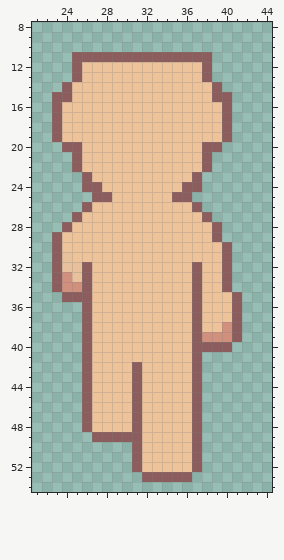
Pixel-art file: Art/PixelArt/Characters/Aseprite files/base.aseprite. Above, as it was before the edit.
64x64 pixels, 1 frame. Shown: x 21..44, y 8..54.
The result:
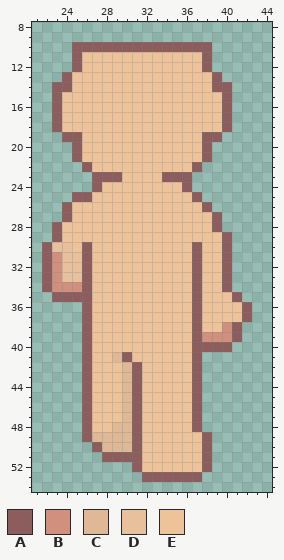
Palette (. is transparent): A #8d5c5c  B #d18f7d  C #dfb995  D #e8c19c  E #eec39a
Message: bases ajustes
Changes in this commit:
layer "back -B1 walking invert" now hidden
layer "back -B2 walking invert" now shown
The author put colour A in row 10 at x 25 to 38; in row 13 at x 24 and 39; in row 14 at x 23 and 40; in row 25 at x 25 to 26 and 37; in row 26 at x 24 and 38; in row 27 at x 24 and 39.
The author put colour A in row 28 at x 23; in row 29 at x 40; in rows 30 to 34 at x 22; in row 35 at x 23; in rows 36 to 37 at x 42; in row 49 at x 26 and 38.
The author put colour A in row 50 at x 27 and 38; in row 51 at x 28 to 30 and 38; in row 52 at x 38; in row 53 at x 37.
Colour E becomes colour A in row 19 at x 24 to 25 and 38 to 39; in row 22 at x 26 and 37; in row 23 at x 27 to 29 and 34 to 36; in rows 30 to 31 at x 26 and 37; in row 41 at x 30.
Colour A becomes colour B in rows 31 to 34 at x 23.
The author put colour C in row 50 at x 28 to 30.
Colour A becomes colour C in row 49 at x 27 to 30.
Colour E becomes colour C in row 41 at x 29; in rows 42 to 47 at x 30; in row 48 at x 29 to 30.
Colour A becomes colour D in row 30 at x 23.
Colour B becomes colour D in row 33 at x 24.
Colour E becomes colour D in row 30 at x 24; in row 31 at x 25.
The author put colour E in row 26 at x 25.
Colour A becomes colour E in row 11 at x 26 to 37; in row 13 at x 25 and 38; in row 15 at x 24 and 39; in row 25 at x 27 to 28 and 35 to 36; in row 26 at x 26 and 37; in row 27 at x 25 and 38.
Colour A becomes colour E in row 28 at x 24; in row 29 at x 39; in rows 36 to 37 at x 41; in rows 49 to 52 at x 37.
The author cleared colour A in row 19 at x 23 and 40; in row 20 at x 24 and 39; in row 22 at x 25 and 38; in rows 23 to 24 at x 26 and 37.
